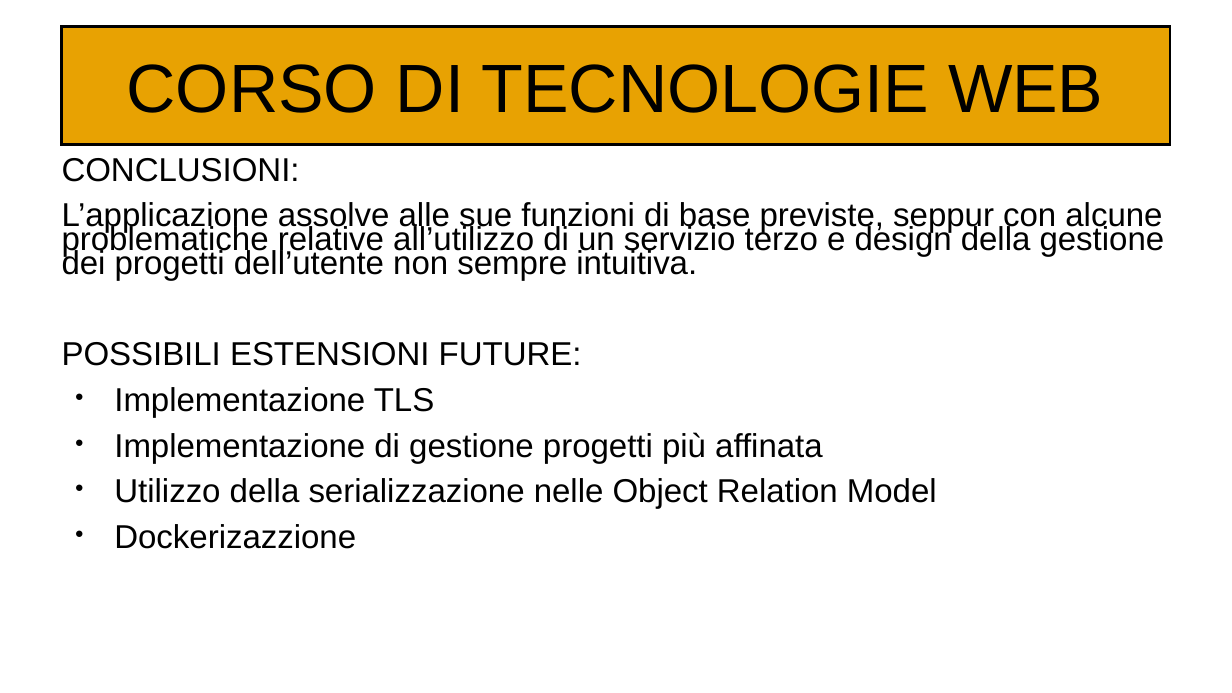
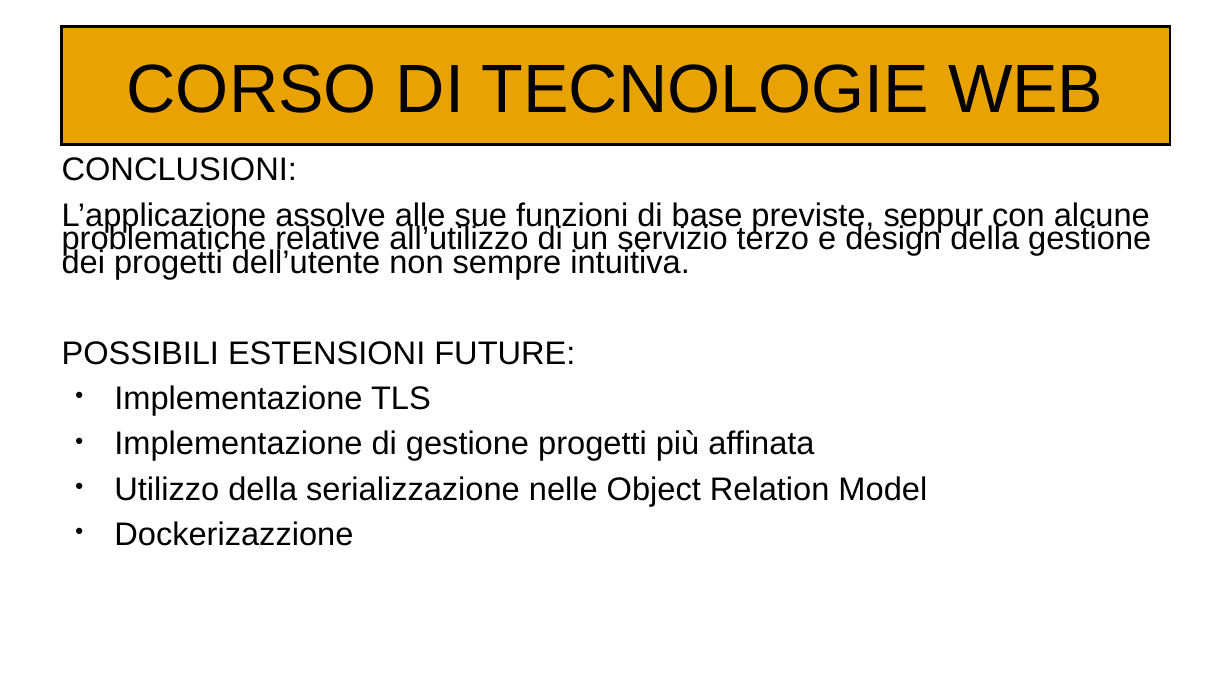
Before and after one commit to Kilne/Progetto_TecWeb, a slide deck: slide 13 of Relazioni/Maiuri.odp. Drawn at 1232x693 pixels with LibreOffice and Linux fonts; fonts in the diff are those of the drawing. Boxes give left, top, right and bottom in pixels: in the first picture for what was removed or moved away, otherwise in the second. Text is boxed around its words. In the diff, an @@ line names an element or a change of style, - is before the commit and + after.

```diff
--- a/Relazioni/Maiuri.odp
+++ b/Relazioni/Maiuri.odp
@@ text "CONCLUSIONI:" at bbox=[62, 157, 1151, 546]: size 21.2 to 21 pt @@
```
Also in this commit, not shown: 8 other slides changed, 1 slide added, 1 slide removed.
